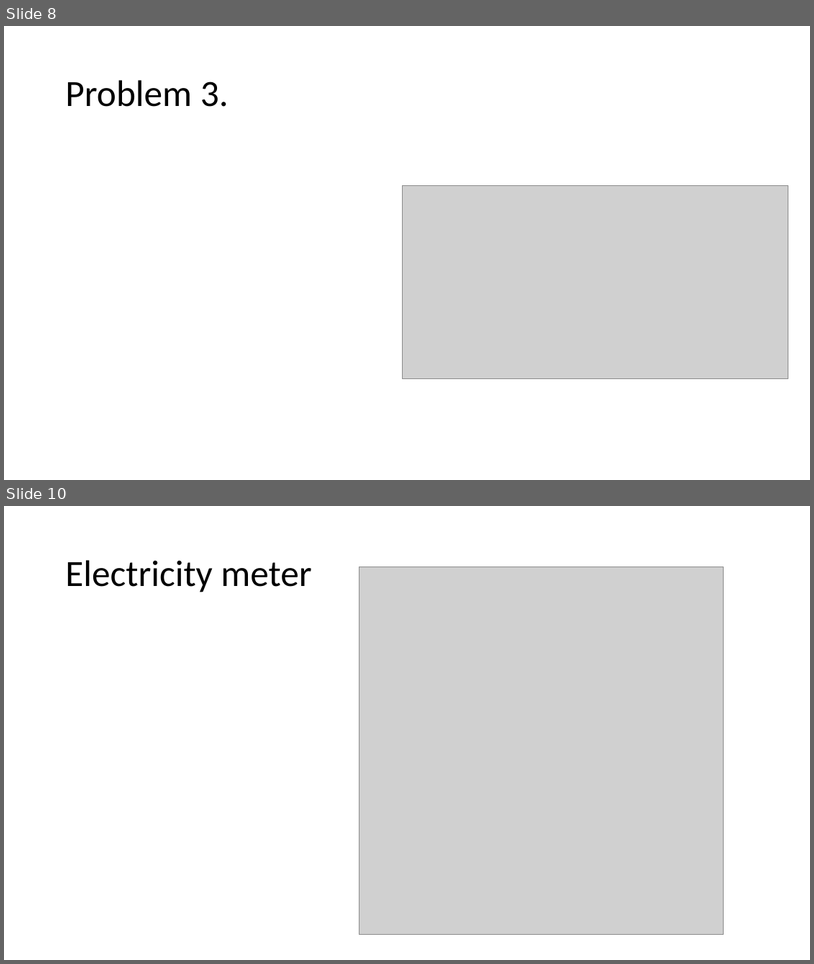
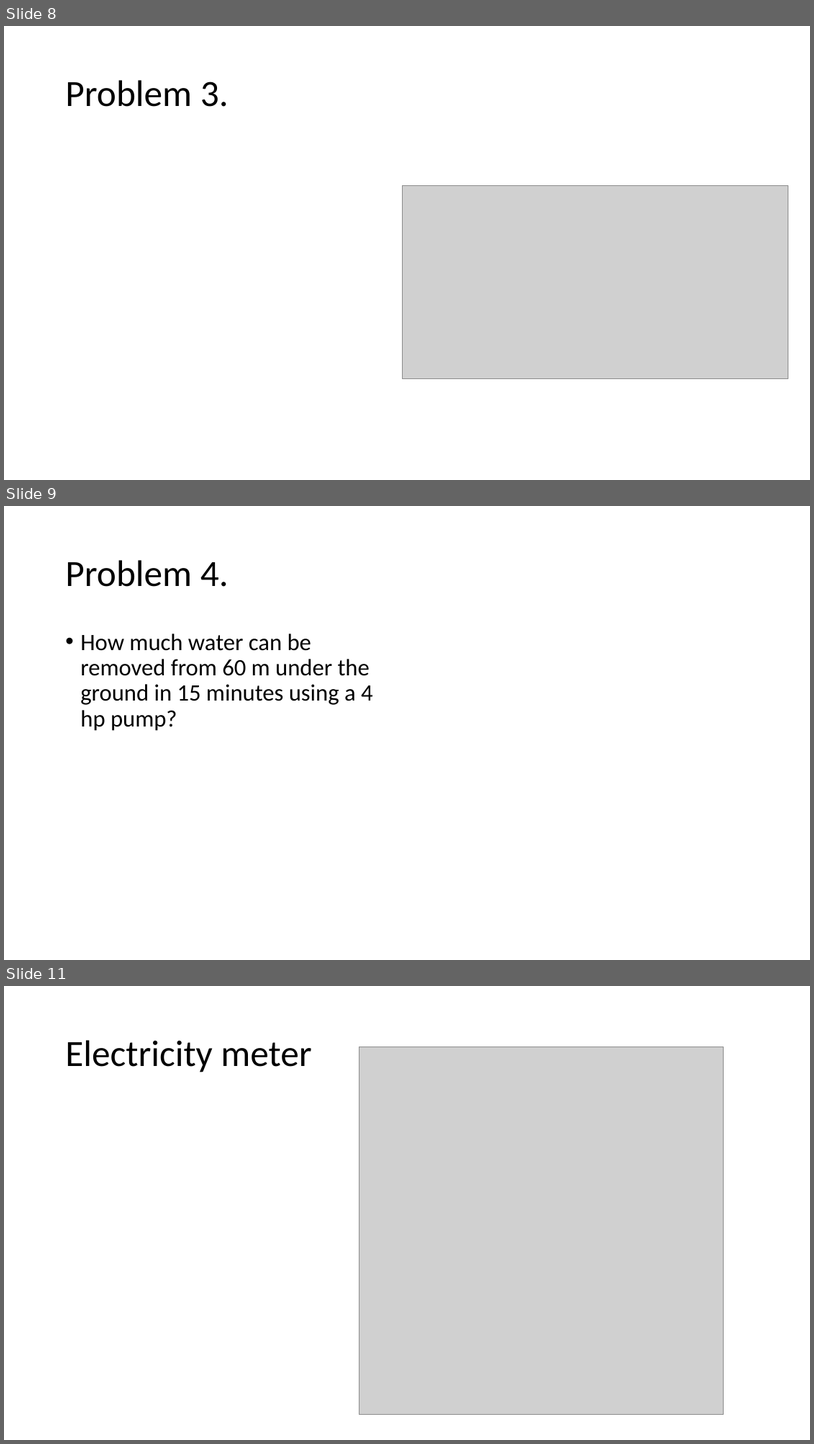
Before and after one commit to acsabai/acsabai.github.io, a slide deck: classes/Physics9ab/downloads/Power.pptx. Shown one above the other, each under a label of ours: slides 8 and 10 before the commit, slides 8, 9 and 11 after it; the slides between them are not shown. The pictures are 814x964 and 814x1444 pixels, drawn with LibreOffice and Linux fonts; fonts in the diff are those of the drawing; grey boxes stand for pictures. Boxes give left, top, right and bottom in pixels: in the first picture for what was removed or moved away, otherwise in the second. Text is boxed around its words. In the diff, an @@ line names an element or a change of style, - is before the commit and + after.

```diff
--- a/classes/Physics9ab/downloads/Power.pptx
+++ b/classes/Physics9ab/downloads/Power.pptx
@@ slide 9 added at <box>4,506,810,960</box>, background #FFFFFF @@
@@ title added at <box>65,560,229,587</box>, 44 pt, text #000000 @@
+Problem 4.
@@ text added at <box>80,633,373,731</box>, 28 pt, text #000000 @@
+• How much water can be removed from 60 m under the ground in 15 minutes using a 4 hp pump?
@@ what was slide 10 is now slide 11 @@
```
Also in this commit, not shown: 1 slide changed.
